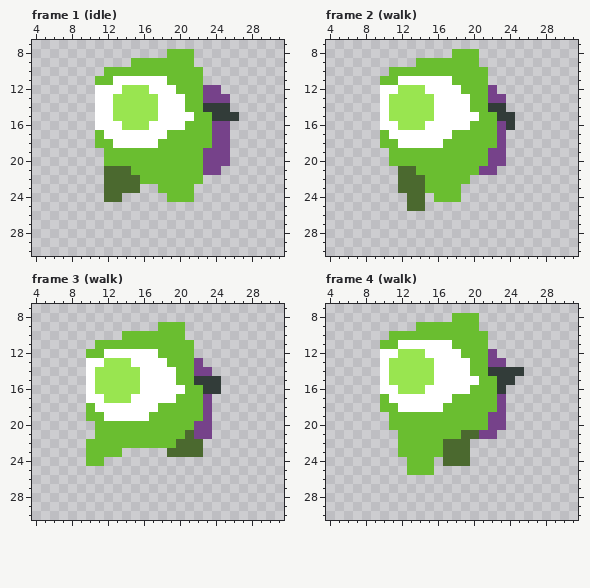
Pixel-art file -- player.aseprite. The picture above is the old version.
32x32 pixels, 13 frames. Shown: frame 1 (idle): x 4..31, y 7..30; frame 2 (walk): x 4..31, y 7..30; frame 3 (walk): x 4..31, y 7..30; frame 4 (walk): x 4..31, y 7..30. The commit also changed other frames, which this record leaves out.
The same view after the edit:
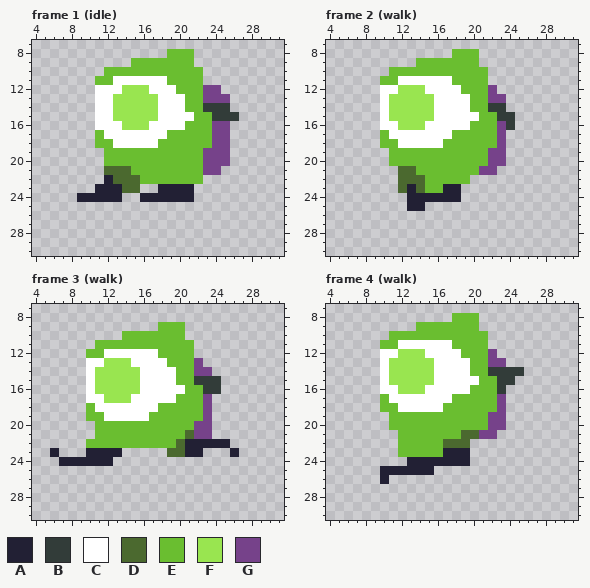
Palette (. is transparent): A #222034  B #323c39  C #ffffff  D #4b692f  E #6abe30  F #99e550  G #76428a
Edits made:
layer "Layer 2" added
Frame 1 (idle), layer "Layer 2":
y 22: x 12 D -> A
y 23: x 11..13 .DD -> AAA; x 18..21 EEEE -> AAAA
y 24: x 9..13 ...DD -> AAAAA; x 16..21 ...EEE -> AAAAAA
Frame 2 (walk), layer "Layer 2":
y 23: x 13 D -> A; x 17..18 EE -> AA
y 24: x 13..18 DD.EEE -> AAAAAA
y 25: x 13..14 DD -> AA
Frame 3 (walk), layer "Layer 2":
y 22: x 21..25 DD... -> AAAAA
y 23: x 6 . -> A; x 10..13 EEEE -> AAAA; x 21..22 DD -> AA; x 26 . -> A
y 24: x 7..12 ...EE. -> AAAAAA
Frame 4 (walk), layer "Layer 2":
y 23: x 17..19 DDD -> AAA
y 24: x 13..19 EEE.DDD -> AAAAAAA
y 25: x 10..15 ...EEE -> AAAAAA
y 26: x 10 . -> A
Changed places in both pictures, as pixel boxes (x1, y1, x2, y2):
changed: (77, 175, 194, 202)
changed: (407, 184, 461, 211)
changed: (185, 439, 239, 457)
changed: (50, 448, 122, 466)
changed: (380, 448, 470, 484)
